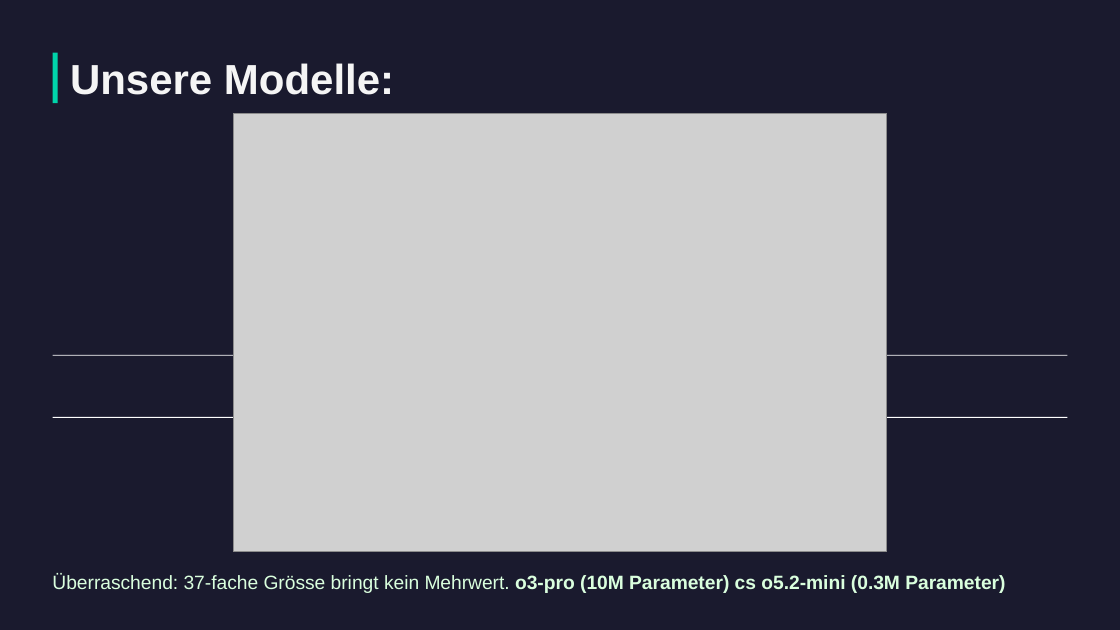
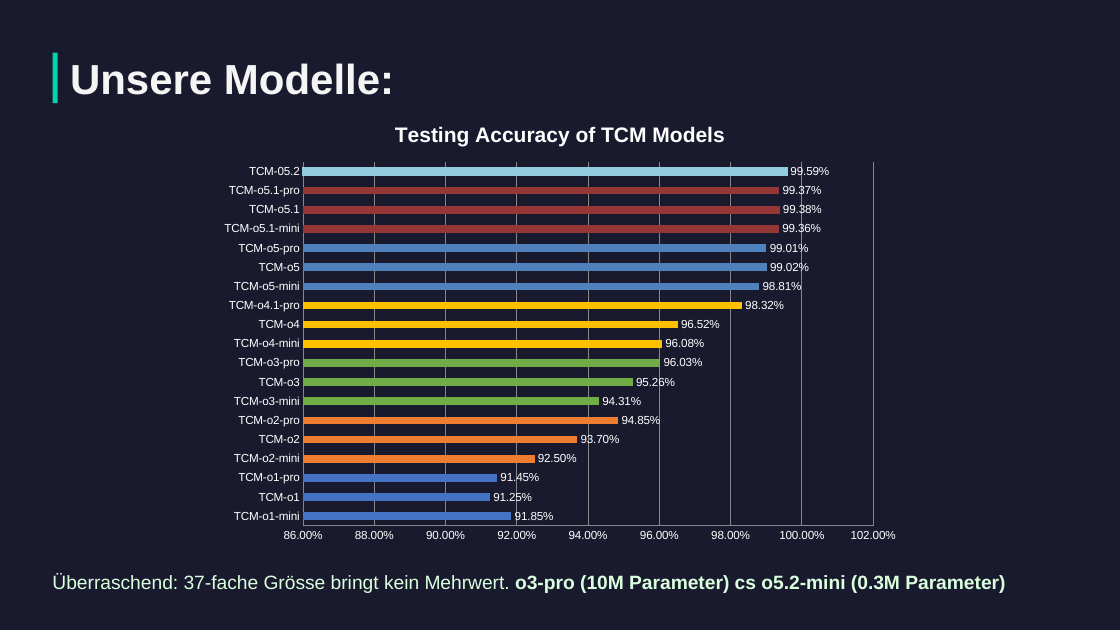
Before and after one commit to Cirdec04/TCM_AI, a slide deck: slide 10 of docs/TCM-AI Projekt Präsentation.pptx. Drawn at 1120x630 pixels with LibreOffice and Linux fonts; fonts in the diff are those of the drawing; grey boxes stand for pictures; background and template pictures are left out. Boxes give left, top, right and bottom in pixels: in the first picture for what was removed or moved away, otherwise in the second. Text is boxed around its words. In the diff, an @@ line names an element or a change of style, - is before the commit and + after.

```diff
--- a/docs/TCM-AI Projekt Präsentation.pptx
+++ b/docs/TCM-AI Projekt Präsentation.pptx
@@ bar chart added at [211,103,910,551] @@
+title "Testing Accuracy of TCM Models"
+categories: TCM-o1-mini, TCM-o1, TCM-o1-pro, TCM-o2-mini, TCM-o2, TCM-o2-pro, TCM-o3-mini, TCM-o3, TCM-o3-pro, TCM-o4-mini, TCM-o4, TCM-o4.1-pro, TCM-o5-mini, TCM-o5, TCM-o5-pro, TCM-o5.1-mini, TCM-o5.1, TCM-o5.1-pro, TCM-05.2
+Series 1: 0.9185, 0.9125, 0.9145, 0.925, 0.937, 0.9485, 0.9431, 0.9526, 0.9603, 0.9608, 0.9652, 0.9832, 0.9881, 0.9902, 0.9901, 0.9936, 0.9938, 0.9937, 0.9959
@@ picture removed at [233,113,886,551] @@
@@ rectangle removed at [52,355,296,355] @@
@@ rectangle removed at [821,355,1068,355] @@
@@ rectangle removed at [52,417,296,418] @@
@@ rectangle removed at [821,417,1068,418] @@
```
Also in this commit, not shown: 1 other file.
